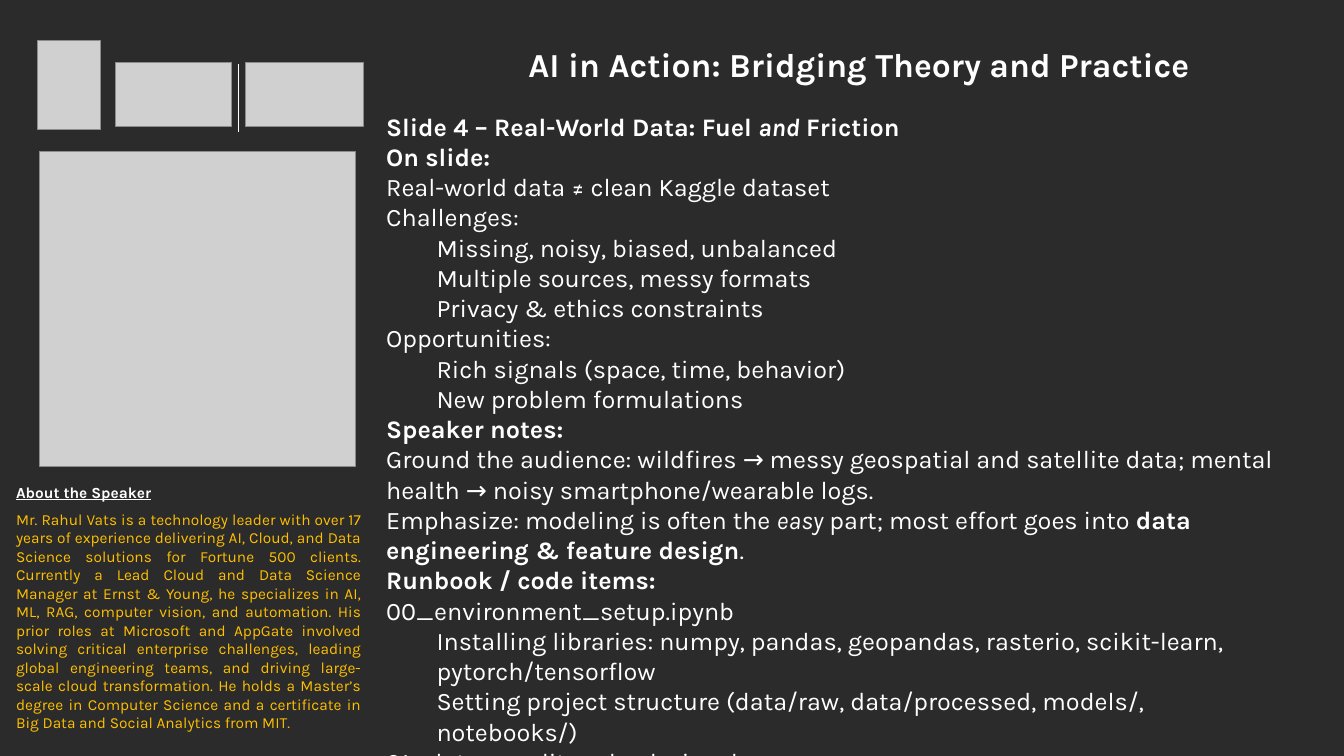
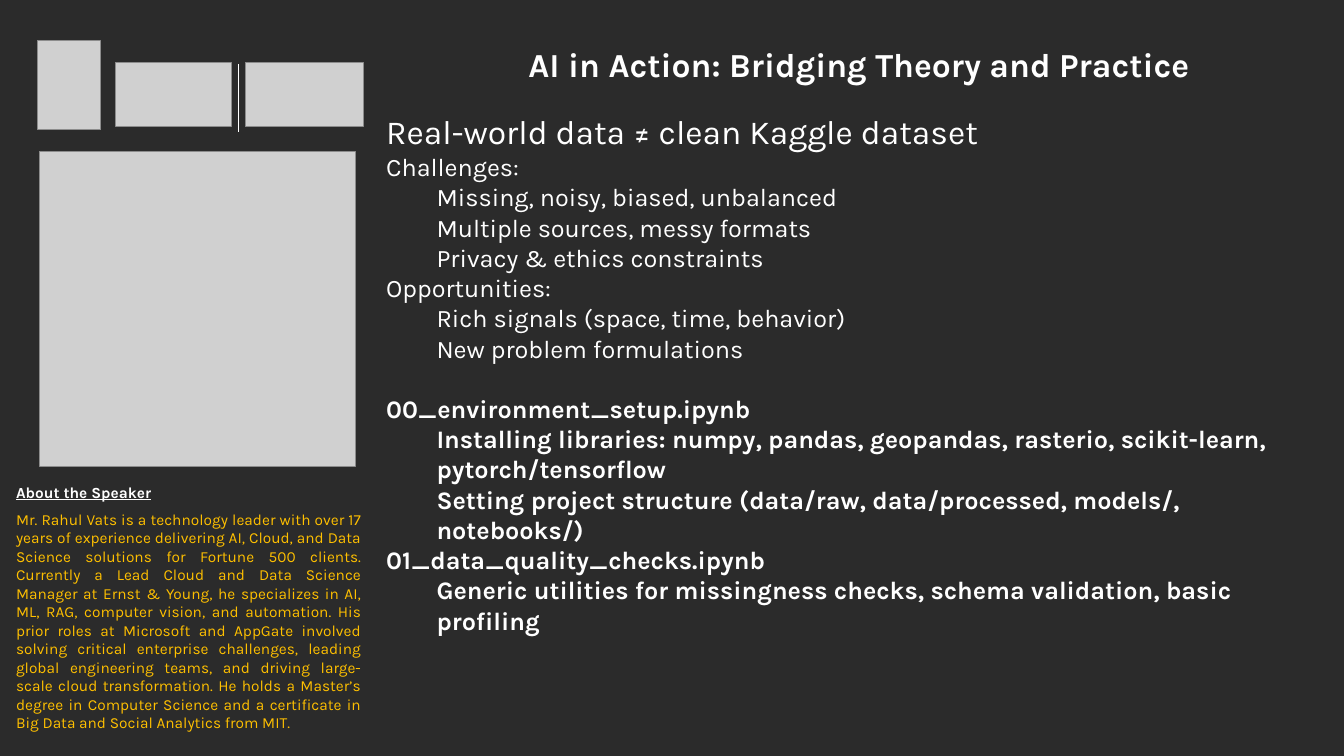
Before and after one commit to rvats/CardiffMetropolitanUniversity_Talk_By_RahulVats, a slide deck: slide 9 of AITalk_at_Cardiff_By_RahulVats.pptx (slide 8 before the commit). Drawn at 1344x756 pixels with LibreOffice and Linux fonts; fonts in the diff are those of the drawing; grey boxes stand for pictures; background and template pictures are left out; a plain dark background stands for a picture behind light text. Boxes give left, top, right and bottom in pixels: in the first picture for what was removed or moved away, otherwise in the second. Text is boxed around its words. In the diff, an @@ line names an element or a change of style, - is before the commit and + after.

```diff
--- a/AITalk_at_Cardiff_By_RahulVats.pptx
+++ b/AITalk_at_Cardiff_By_RahulVats.pptx
@@ text at (386, 118, 899, 167): paragraphs removed @@
-Slide 4 – Real-World Data: Fuel and Friction
-On slide:
@@ text at (386, 121, 1266, 636): size 18 to 24 pt in "Real-world data ≠ clean Kaggle dataset"; bold on in "00_environment_setup.ipynb", "Installing libraries: numpy, pandas, geopandas, rasterio, sc ...", "Setting project structure (data/raw, data/processed, models/ ...", "01_data_quality_checks.ipynb" and 1 more places @@
@@ text at (386, 420, 1272, 590): paragraphs removed @@
-Speaker notes:
-Ground the audience: wildfires → messy geospatial and satellite data; mental health → noisy smartphone/wearable logs.
-Emphasize: modeling is often the easy part; most effort goes into data engineering & feature design.
-Runbook / code items:
```
Also in this commit, not shown: 8 other slides changed, 1 slide added, 9 other files.
